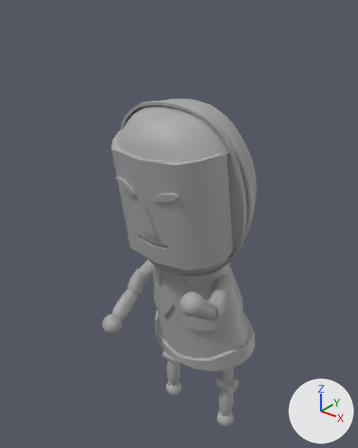
What one commit did to the FBX model Assets/Meshes/2025/M_RO_Chara_001.fbx.
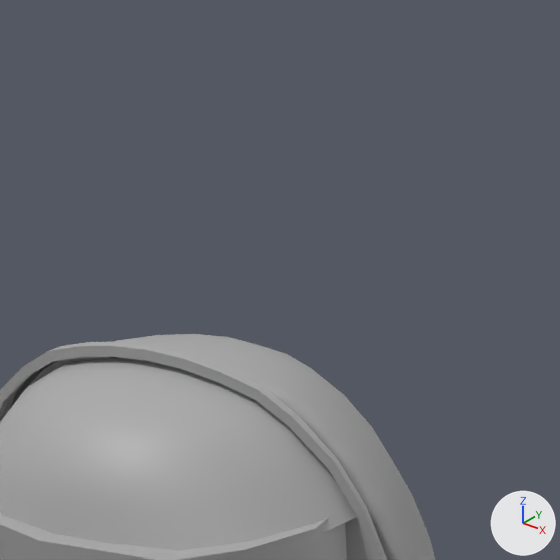
Each version appears first whole from a 50 mm camera at (2.43, -3.1, 4.46) aimed at (-0.13, 0.1, 2.47), and next in a close-up on the part from 35% to 81% of the width and 0% to 37% of the height. Every picture has the same lights, and +X, +Y and +Z are marked at lower right. Where no turn or scale is listed for an object, it has been applied to the vertices.
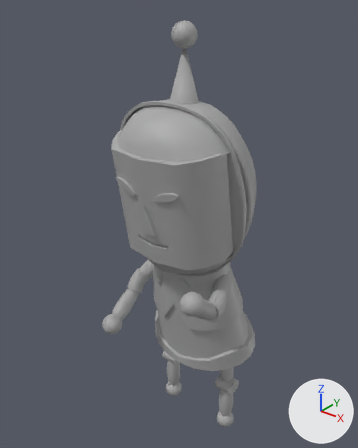
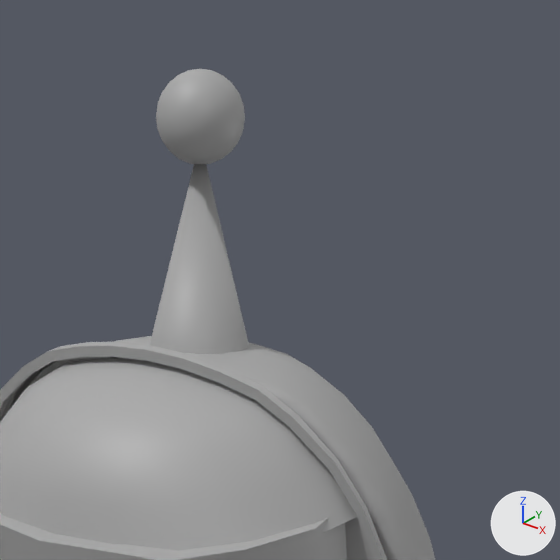
Where the newer file only moved an object's origin or applied its transform, the numbers keep the older frame.

Location of each change, (x1, y1, x2, y2) in pixels of the close-ups (560 x 560 px):
'polySurface32', reshaped
    before: (0, 334, 435, 560)
    after: (0, 69, 435, 560)
part 1 of me_mesh, added
    after: (150, 164, 249, 354)
part 2 of me_mesh, added
    after: (156, 69, 245, 164)

The edits, one by one:
me_mesh has 3408 vertices, 3618 faces and spans x -0.67..0.67, y -0.76..0.76, z -0.91..2.61.
me_mesh is used by ob_polysurface32; location (0.011, 0.02, 1.037).
me_mesh part 1: a new loose piece, a 14-sided cone pointing to +z spanning x -0.14..0.12, y -0.15..0.11, z 2.54..3.03, in mat_standardsurface1 (grey #aaaaaa).
me_mesh part 2: a new loose piece, a UV sphere (12 segments, 12 rings, poles along z) spanning x -0.11..0.09, y -0.12..0.08, z 2.98..3.18, in mat_standardsurface1 (grey #aaaaaa).
